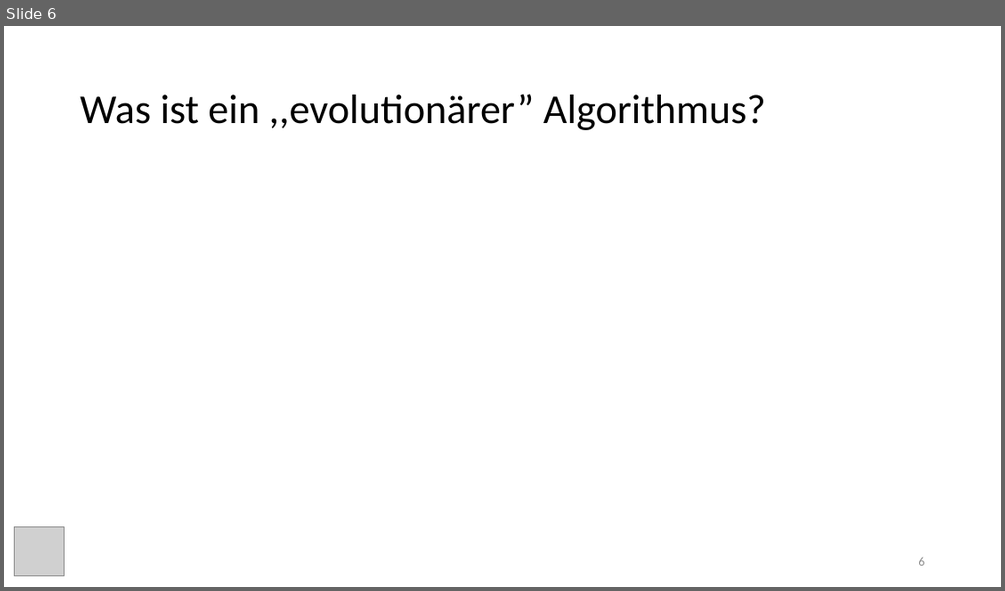
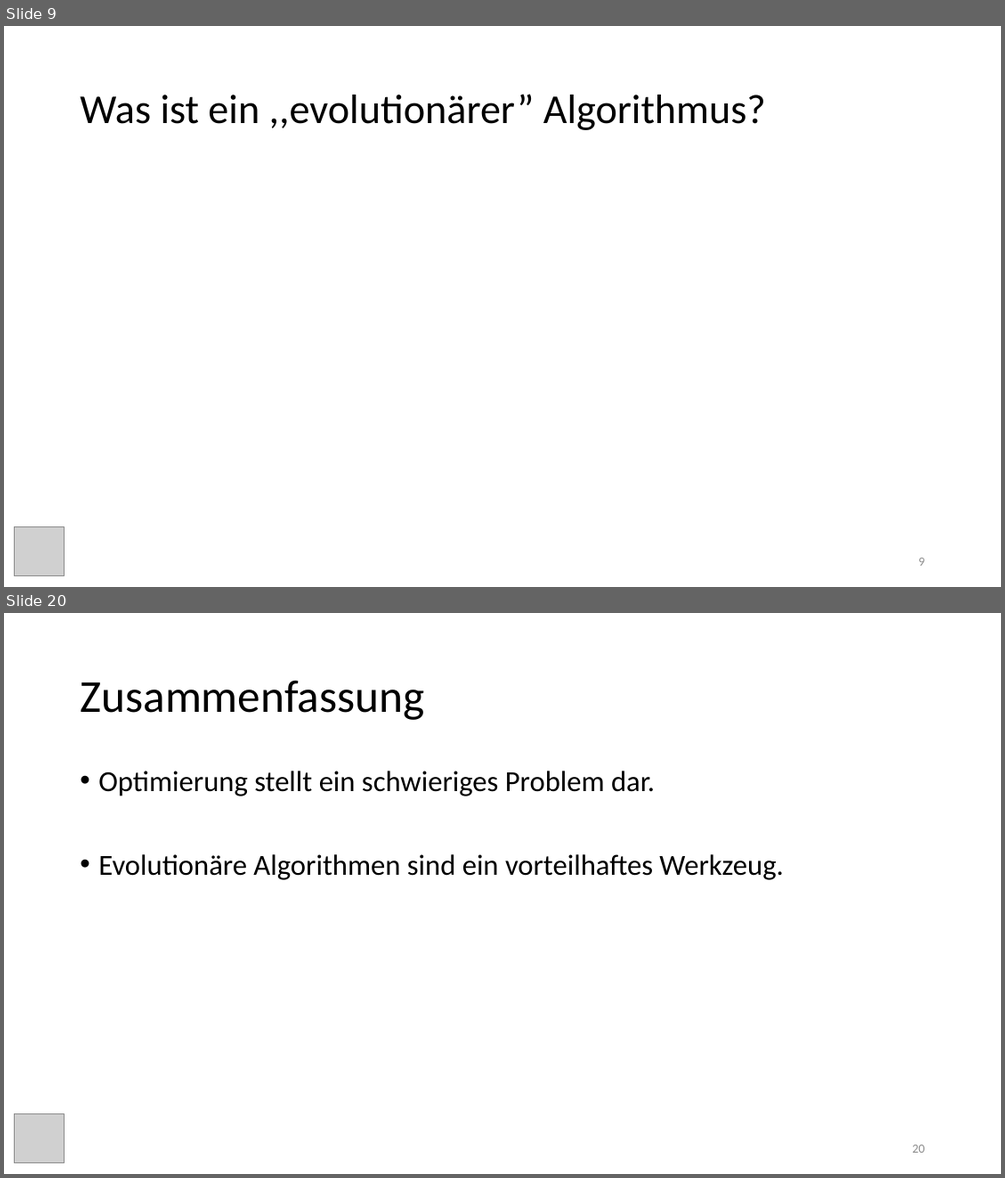
Before and after one commit to freddieRv/evolutive_algorithms_paper, a slide deck: vortrag/evolutionary_algorithms.pptx. Shown one above the other, each under a label of ours: slide 6 before the commit, slides 9 and 20 after it; the slides between them are not shown. The pictures are 1005x591 and 1005x1178 pixels, drawn with LibreOffice and Linux fonts; fonts in the diff are those of the drawing; grey boxes stand for pictures. Boxes give left, top, right and bottom in pixels: in the first picture for what was removed or moved away, otherwise in the second. Text is boxed around its words. In the diff, an @@ line names an element or a change of style, - is before the commit and + after.

Commit message:
Added images for PSO algorithm and continued with presentation

```diff
--- a/vortrag/evolutionary_algorithms.pptx
+++ b/vortrag/evolutionary_algorithms.pptx
@@ slide 20 added at (4, 613, 1001, 1174), background #FFFFFF @@
@@ title added at (80, 680, 424, 720), 44 pt, text #000000 @@
+Zusammenfassung
@@ text added at (98, 771, 783, 880), 28 pt, text #000000 @@
+• Optimierung stellt ein schwieriges Problem dar.
+• Evolutionäre Algorithmen sind ein vorteilhaftes Werkzeug.
@@ picture added at (15, 1113, 64, 1163) @@
@@ page number added at (912, 1144, 924, 1152), 12 pt, text #8C8C8C @@
+20
@@ what was slide 6 is now slide 9 @@
@@ page number at (918, 557, 924, 565): text changed @@
-6
+9
```
Also in this commit, not shown: 4 slides changed, 12 other slides added, 1 slide removed, 13 other files.
